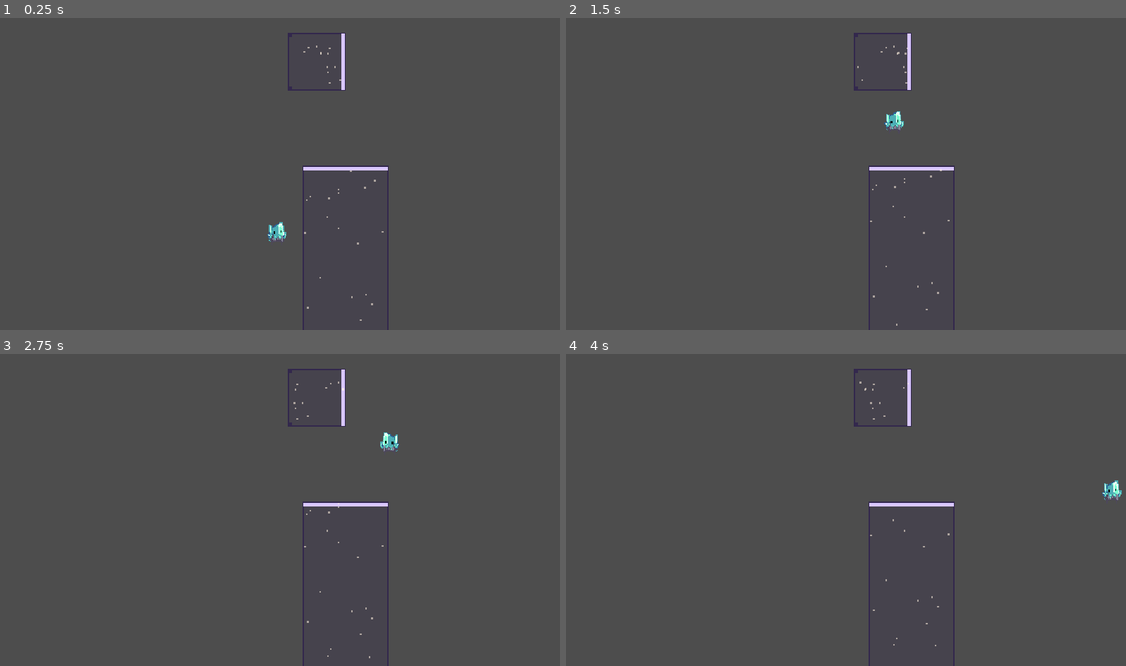
Above: before the commit, frames 1-4 (two rows, left to right).
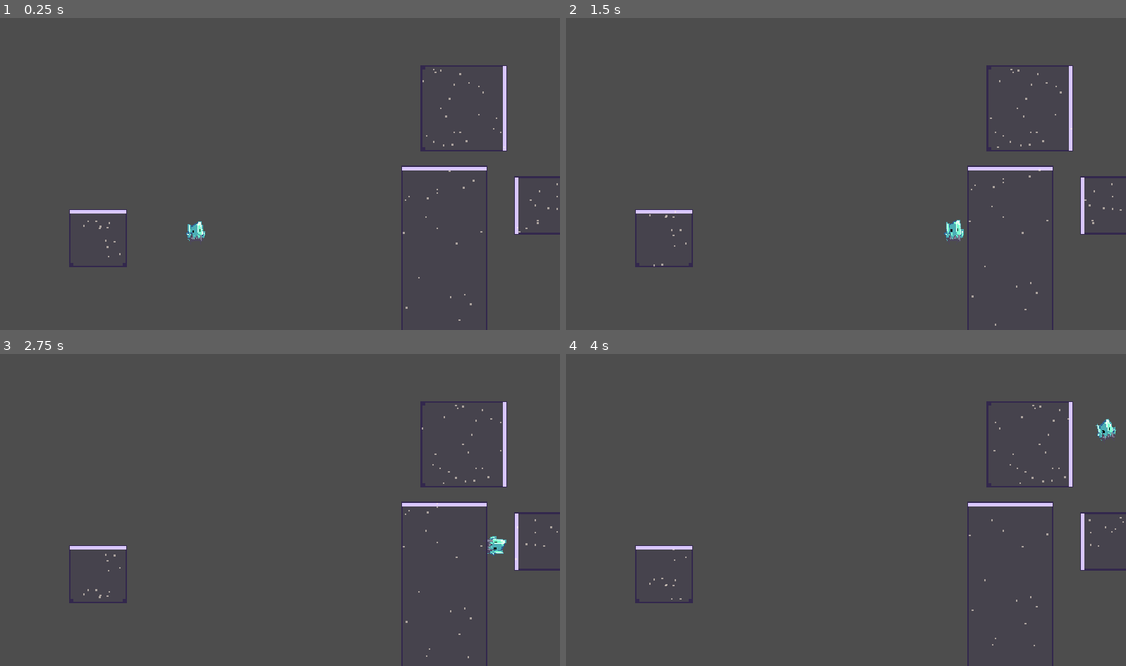
Above: after the commit, the same moments.

Repository: jmx2033/GRAVSWITCH
Game: Godot game, scene res://Scenes/game.tscn
The game is run twice, just before and just after one commit, with the same random seed, the same clock (stepped at 60 frames per second) and the same inputs.
Inputs:
- Up to frame 1 (0.25 s): no input
- Up to frame 2 (1.5 s): hold D (move_right) from 0.53 s (still down); tap Space (jump) at 0.77 s
- Up to frame 3 (2.75 s): tap Space (jump) at 1.52 s; release D (move_right) at 2.03 s; hold A (move_left) from 2.03 s (still down)
- Up to frame 4 (4 s): release A (move_left) at 2.78 s; hold D (move_right) from 2.78 s (still down); tap Space (jump) at 3.02, 3.77 s

The runs differ from the first frame. In frame 1, 2.7% of the frame differs, in the area x 12-100%, y 4-100%; in frame 2, 2.7%; in frame 3, 2.7%; in frame 4, 2.7%.

Commit message:
fix(player): 碰撞盒改为 20×28 并跟随重力方向旋转 [P0-2]

Diff:
--- a/Scenes/game.tscn
+++ b/Scenes/game.tscn
@@ -38,13 +38,22 @@
 shape = SubResource("RectangleShape2D_sam6v")
 
 [node name="Player" parent="." unique_id=1085382721 instance=ExtResource("1_ebmjs")]
-position = Vector2(320, 250)
+position = Vector2(227, 246)
 
 [node name="GravityZone" parent="." unique_id=285377863 instance=ExtResource("2_qxrlw")]
-position = Vector2(332, 24)
-direction = 1
+position = Vector2(84, 224)
 size_in_tiles = Vector2i(2, 2)
 
 [node name="GravityZone2" parent="." unique_id=37853669 instance=ExtResource("2_qxrlw")]
-position = Vector2(349, 175)
+position = Vector2(461, 175)
 size_in_tiles = Vector2i(3, 8)
+
+[node name="GravityZone3" parent="." unique_id=1292054527 instance=ExtResource("2_qxrlw")]
+position = Vector2(589, 187)
+direction = 3
+size_in_tiles = Vector2i(4, 2)
+
+[node name="GravityZone4" parent="." unique_id=998343648 instance=ExtResource("2_qxrlw")]
+position = Vector2(483, 61)
+direction = 1
+size_in_tiles = Vector2i(3, 3)
--- a/Scenes/player.tscn
+++ b/Scenes/player.tscn
@@ -4,7 +4,7 @@
 [ext_resource type="Script" uid="uid://ri1sfnbbhe5h" path="res://Scripts/player/player.gd" id="1_cvnsp"]
 
 [sub_resource type="RectangleShape2D" id="RectangleShape2D_2na5r"]
-size = Vector2(19, 25)
+size = Vector2(20, 28)
 
 [sub_resource type="AtlasTexture" id="AtlasTexture_n7ghd"]
 atlas = ExtResource("1_4flbx")
@@ -117,15 +117,15 @@
 "speed": 5.0
 }]
 
-[node name="Player" type="CharacterBody2D" groups=["player"] unique_id=1085382721]
+[node name="Player" type="CharacterBody2D" unique_id=1085382721 groups=["player"]]
 collision_layer = 2
 collision_mask = 17
 script = ExtResource("1_cvnsp")
 
 [node name="CollisionShape2D" type="CollisionShape2D" parent="." unique_id=627174386]
-position = Vector2(-0.5, 0.5)
 shape = SubResource("RectangleShape2D_2na5r")
 
 [node name="PlayerAnimated" type="AnimatedSprite2D" parent="." unique_id=28649686]
 sprite_frames = SubResource("SpriteFrames_sam6v")
 animation = &"idle"
+offset = Vector2(1, 0)
--- a/Scripts/player/player.gd
+++ b/Scripts/player/player.gd
@@ -24,6 +24,9 @@
 # 动画节点，在 _ready() 里赋值
 var anim: AnimatedSprite2D
 
+# 碰撞盒节点，在 _ready() 里赋值
+var collision: CollisionShape2D
+
 # 土狼时间倒计时
 var coyote_timer: float = 0.0
 
@@ -33,10 +36,10 @@
 # 当前生效的重力区；只认最后进入的那个
 var _active_zone: Area2D = null
 
-
 func _ready() -> void:
 	anim = $PlayerAnimated
 	anim.play("idle")
+	collision = $CollisionShape2D
 
 func _physics_process(delta: float) -> void:
 	_update_gravity(delta)
@@ -108,6 +111,7 @@
 
 	# 角色贴图跟随显示方向旋转；180° 反转时会平滑转半圈
 	anim.rotation = (-current_gravity).angle() + PI / 2
+	collision.rotation = anim.rotation
 
 
 ## 推进重力转向。
